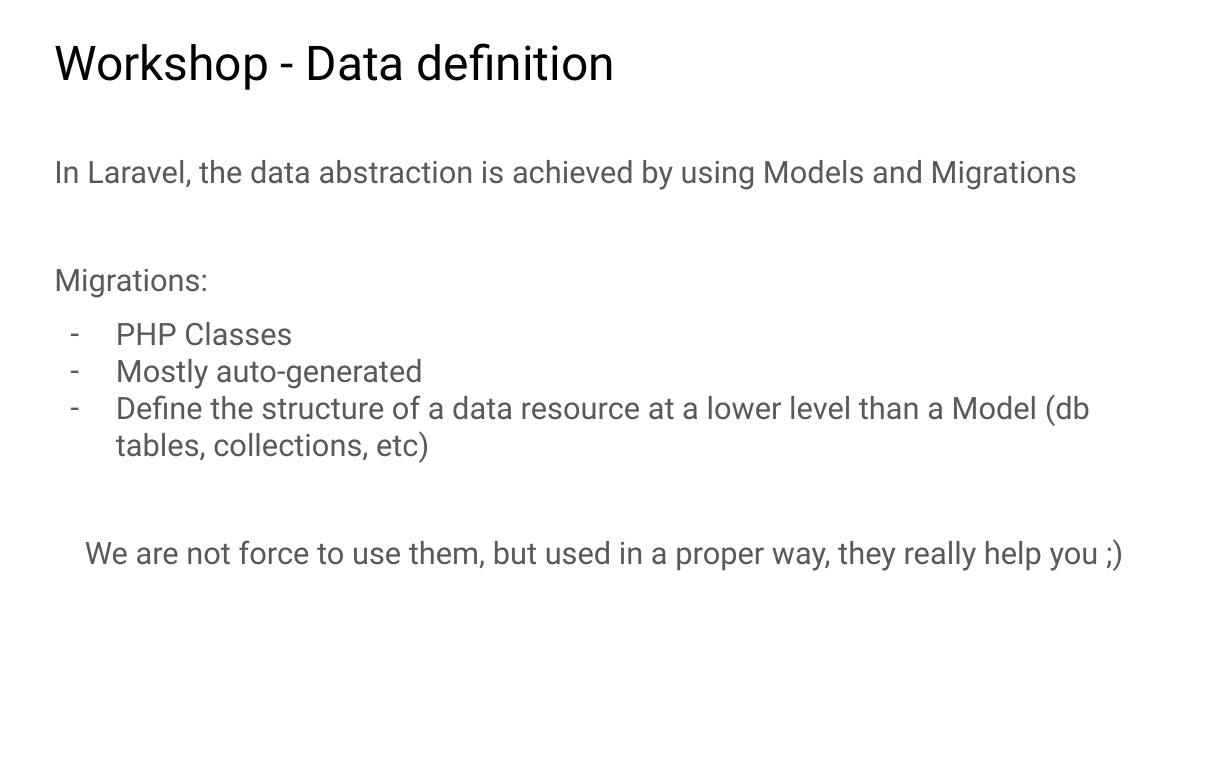
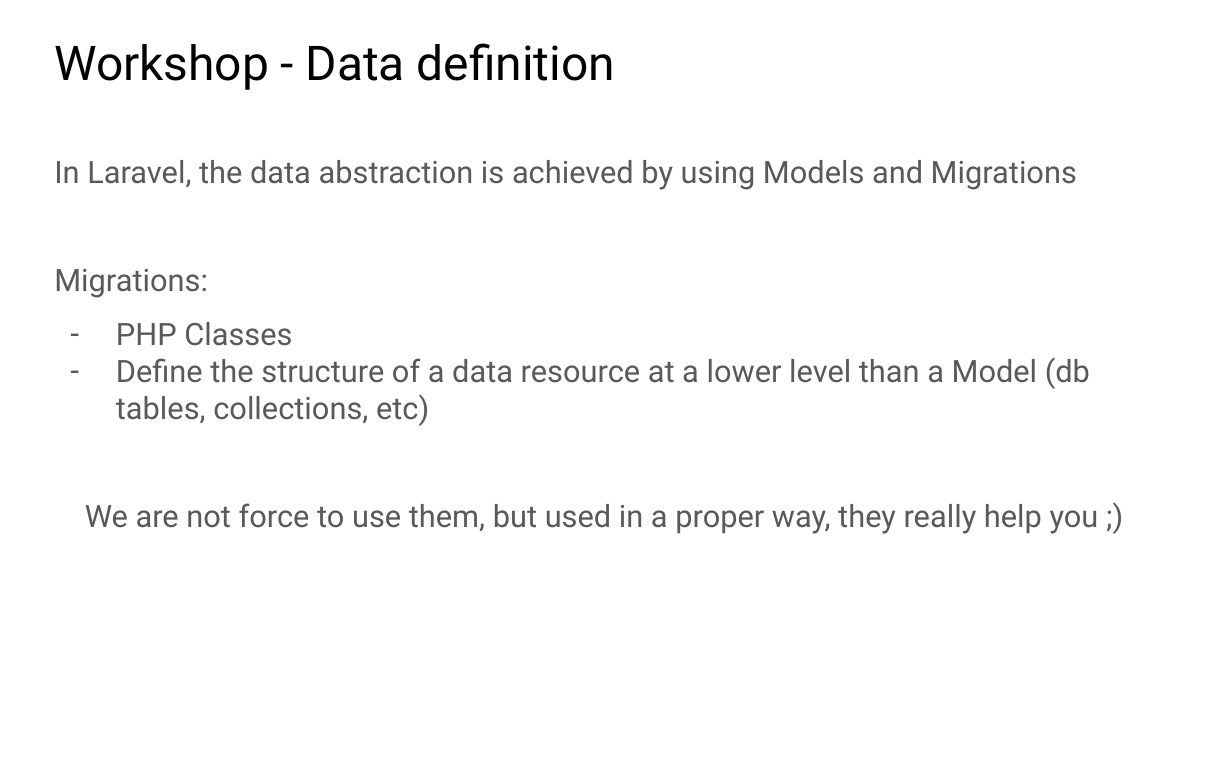
Before and after one commit to juan-morales/laravel-workshop-blog, a slide deck: slide 36 of presentation/Presentation.pptx (slide 35 before the commit). Drawn at 1232x770 pixels with LibreOffice and Linux fonts; fonts in the diff are those of the drawing. Boxes give left, top, right and bottom in pixels: in the first picture for what was removed or moved away, otherwise in the second. Text is boxed around its words. In the diff, an @@ line names an element or a change of style, - is before the commit and + after.

```diff
--- a/presentation/Presentation.pptx
+++ b/presentation/Presentation.pptx
@@ text at [116,359,423,389]: paragraph removed @@
-– Mostly auto-generated
```
Also in this commit, not shown: 7 other slides changed, 2 slides added.
